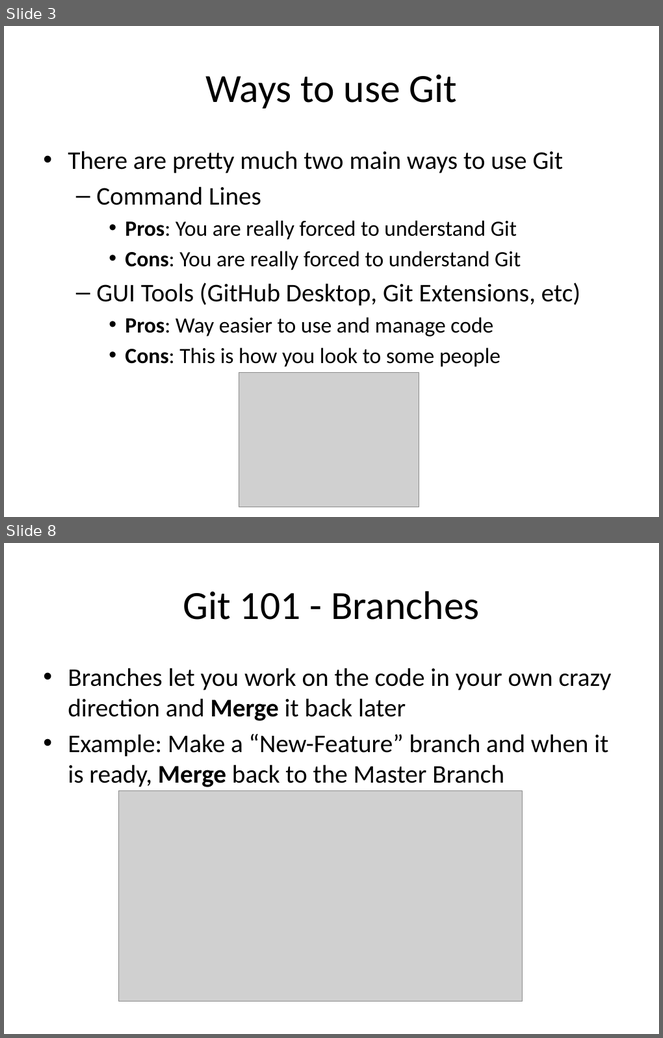
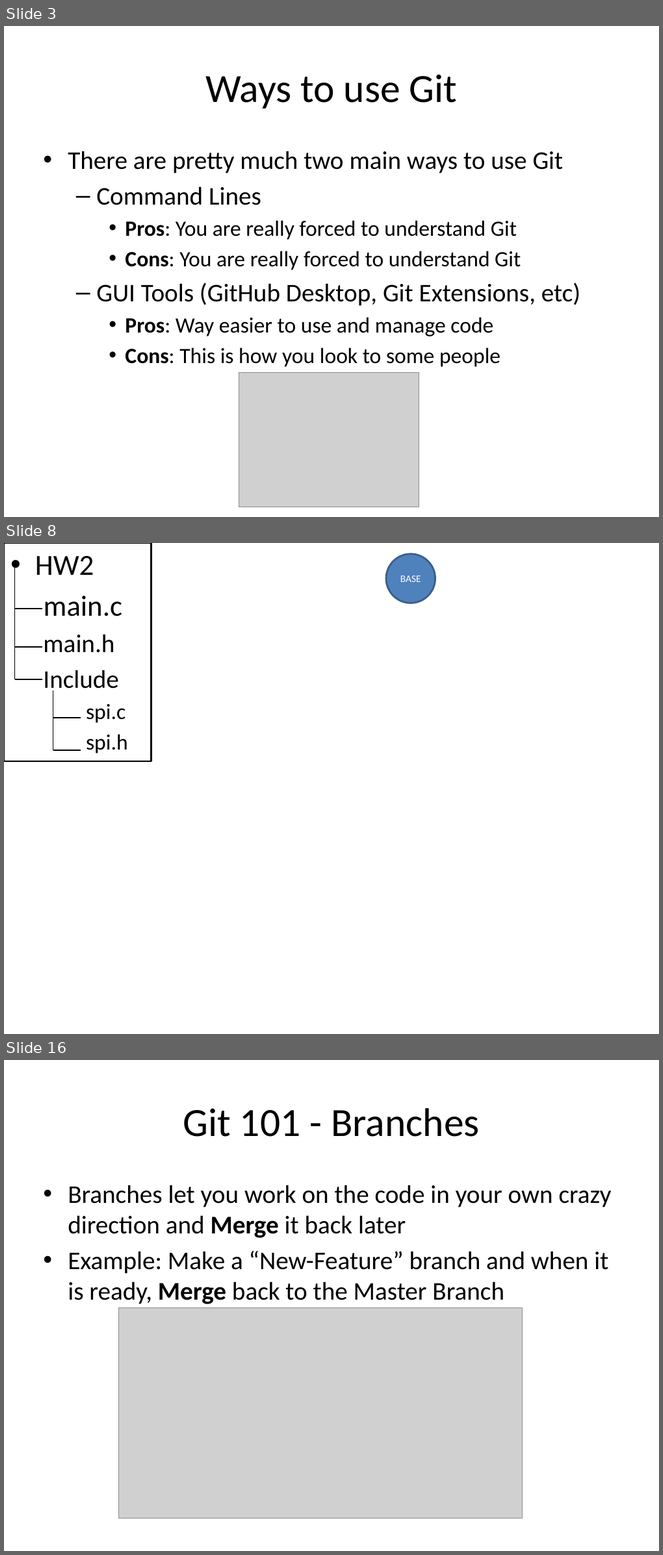
Before and after one commit to sjfricke/IEEE-Mini-Projects-UW-Madison, a slide deck: Tutorial/PowerPoint Versions/Git and using GitHub.pptx. Shown one above the other, each under a label of ours: slides 3 and 8 before the commit, slides 3, 8 and 16 after it; the slides between them are not shown. The pictures are 663x1038 and 663x1555 pixels, drawn with LibreOffice and Linux fonts; fonts in the diff are those of the drawing; grey boxes stand for pictures. Boxes give left, top, right and bottom in pixels: in the first picture for what was removed or moved away, otherwise in the second. Text is boxed around its words. In the diff, an @@ line names an element or a change of style, - is before the commit and + after.

```diff
--- a/Tutorial/PowerPoint Versions/Git and using GitHub.pptx
+++ b/Tutorial/PowerPoint Versions/Git and using GitHub.pptx
@@ slide 8 added at (4, 543, 659, 1034), background #FFFFFF @@
@@ rectangle added at (4, 543, 152, 761), outline #000000 2 pt @@
@@ text added at (35, 556, 128, 754), 28 pt, text #000000 @@
+• HW2
+main.c
+  main.h
+  Include
+    spi.c
+    spi.h
@@ ellipse added at (386, 554, 435, 603), fill #4F81BD, outline #3A5F8C 2 pt, 11 pt, text #FFFFFF @@
+BASE
@@ line added from (15, 564) to (15, 679), #000000 0.75 pt @@
@@ line added from (42, 609) to (15, 609), #000000 1.5 pt @@
@@ line added from (42, 646) to (15, 646), #000000 1.5 pt @@
@@ line added from (42, 679) to (15, 679), #000000 1.5 pt @@
@@ line added from (53, 691) to (53, 751), #000000 0.75 pt @@
@@ line added from (81, 718) to (53, 718), #000000 1.5 pt @@
@@ line added from (81, 751) to (53, 751), #000000 1.5 pt @@
@@ what was slide 8 is now slide 16 @@
```
Also in this commit, not shown: 6 slides changed, 15 other slides added, 2 other files.
